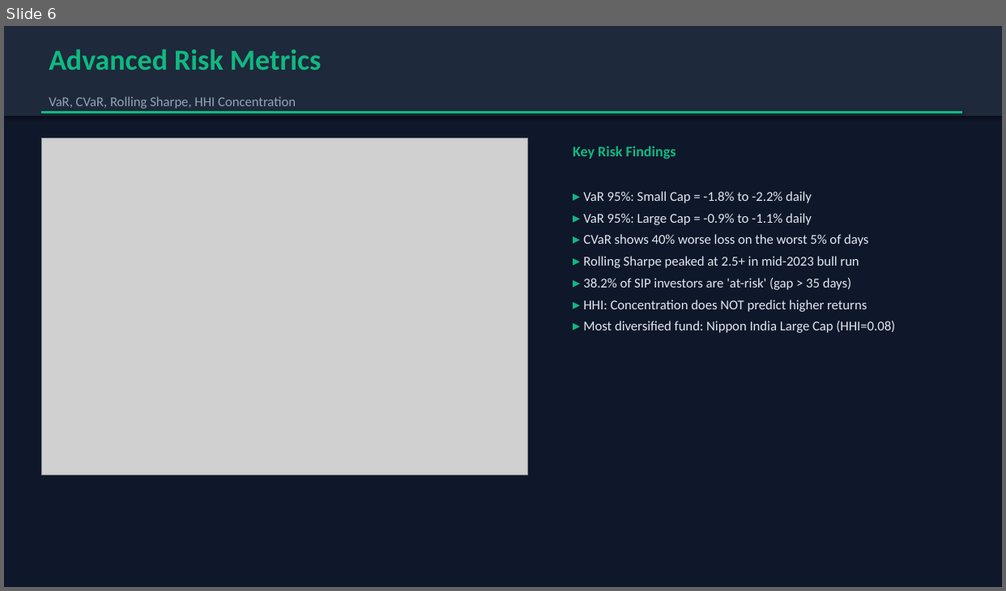
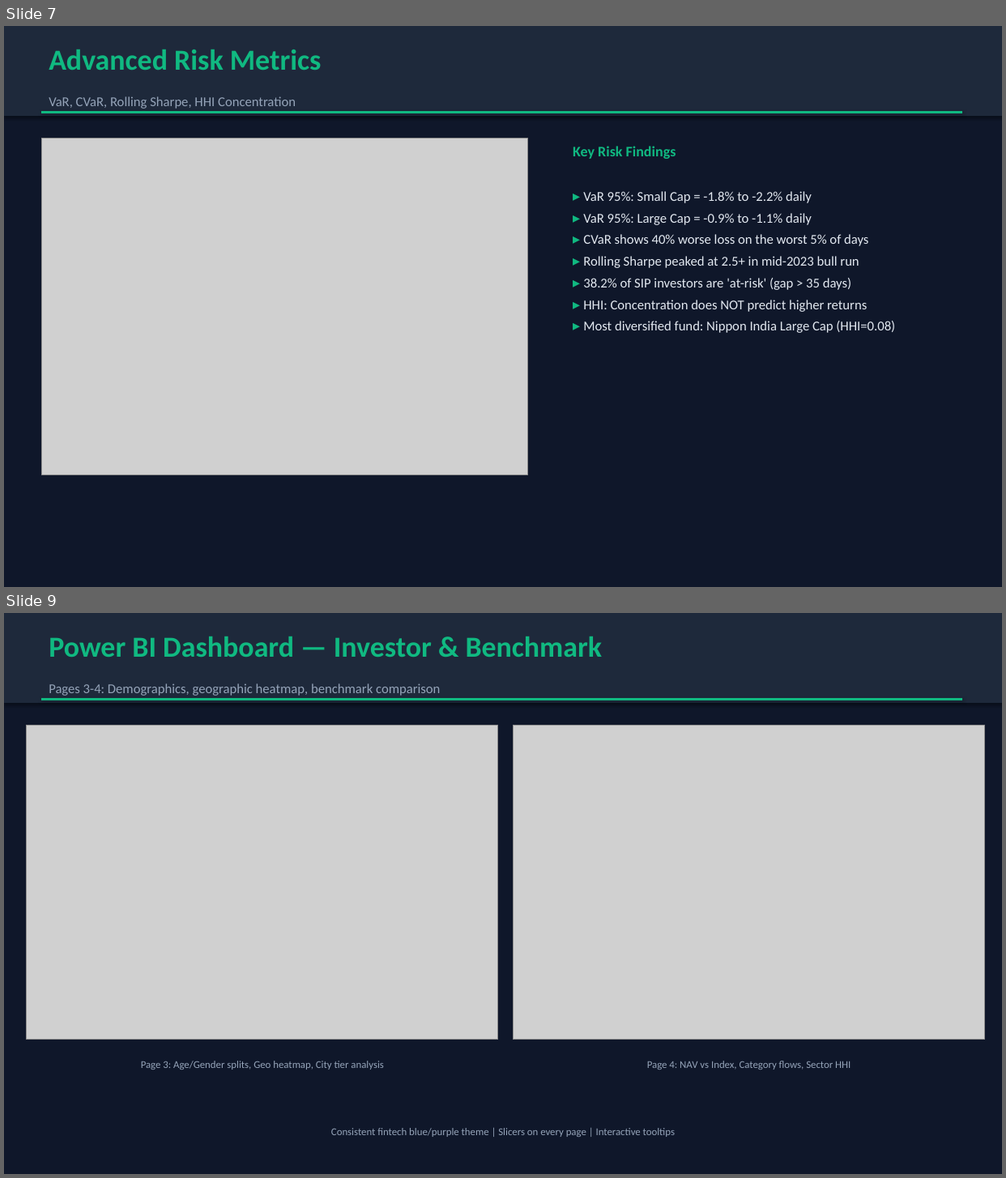
Before and after one commit to KunalGupta28/Capstone-Project-I---Mutual-Fund-Analytics, a slide deck: reports/Presentation.pptx. Shown one above the other, each under a label of ours: slide 6 before the commit, slides 7 and 9 after it; the slides between them are not shown. The pictures are 1006x591 and 1006x1178 pixels, drawn with LibreOffice and Linux fonts; fonts in the diff are those of the drawing; grey boxes stand for pictures. Boxes give left, top, right and bottom in pixels: in the first picture for what was removed or moved away, otherwise in the second. Text is boxed around its words. In the diff, an @@ line names an element or a change of style, - is before the commit and + after.

```diff
--- a/reports/Presentation.pptx
+++ b/reports/Presentation.pptx
@@ slide 9 added at (4, 613, 1002, 1174), background #0F172A @@
@@ rectangle added at (4, 613, 1002, 703), fill #1E293B @@
@@ text added at (49, 636, 603, 657), 28 pt, text #10B981, bold @@
+Power BI Dashboard — Investor & Benchmark
@@ text added at (49, 683, 440, 696), 13 pt, text #94A3B8 @@
+Pages 3-4: Demographics, geographic heatmap, benchmark comparison
@@ line added from (41, 699) to (962, 699), #10B981 2 pt @@
@@ picture added at (27, 726, 498, 1040) @@
@@ picture added at (513, 726, 985, 1040) @@
@@ text added at (141, 1061, 384, 1070), 10 pt, text #94A3B8 @@
+Page 3: Age/Gender splits, Geo heatmap, City tier analysis
@@ text added at (647, 1061, 850, 1070), 10 pt, text #94A3B8 @@
+Page 4: NAV vs Index, Category flows, Sector HHI
@@ text added at (331, 1128, 675, 1137), 10 pt, text #94A3B8 @@
+Consistent fintech blue/purple theme | Slicers on every page | Interactive tooltips
@@ what was slide 6 is now slide 7 @@
```
Also in this commit, not shown: 5 slides changed, 3 other slides added, 1 slide removed, 22 other files.
